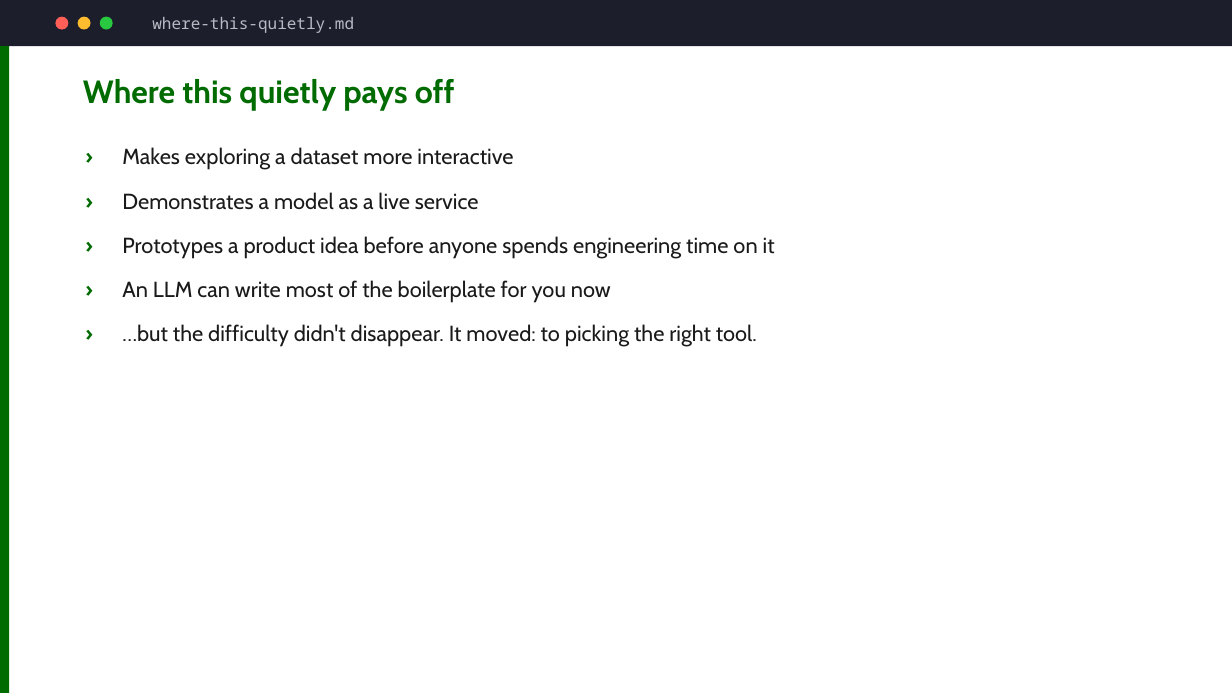
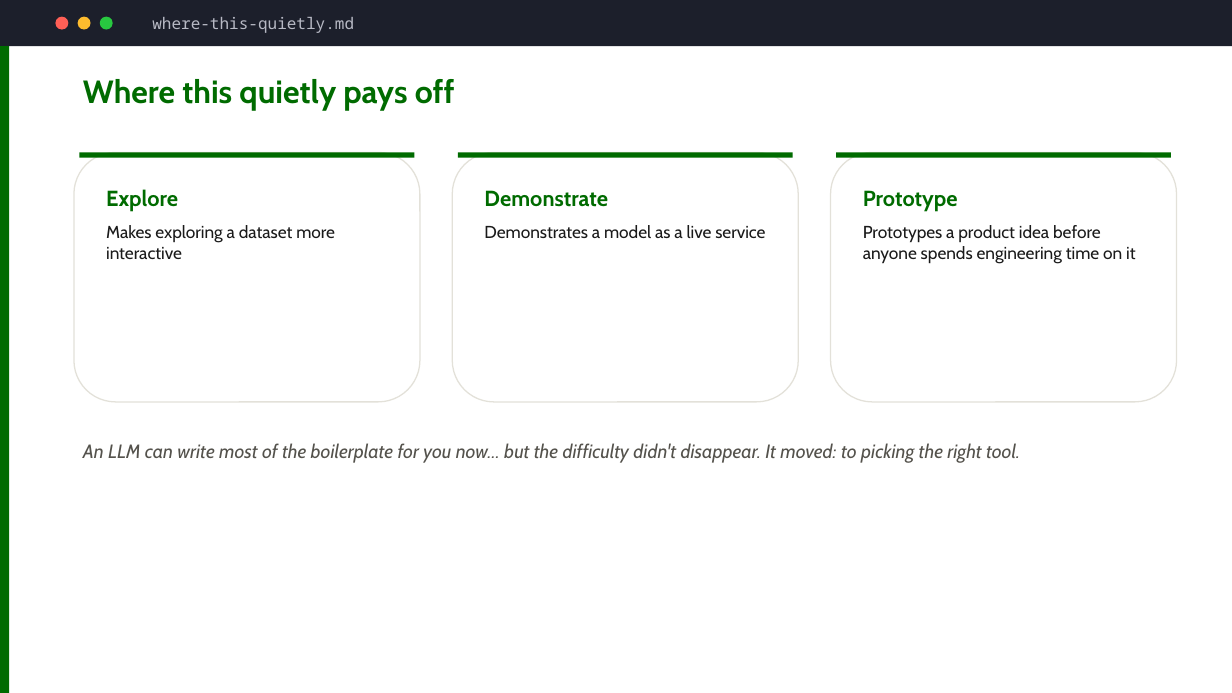
Before and after one commit to hovinh/web-development-learning-lab, a slide deck: slide 4 of blog/web-dev-for-data-people/slides/web-dev-for-data-people-slides.pptx. Drawn at 1232x693 pixels with LibreOffice and Linux fonts; fonts in the diff are those of the drawing. Boxes give left, top, right and bottom in pixels: in the first picture for what was removed or moved away, otherwise in the second. Text is boxed around its words. In the diff, an @@ line names an element or a change of style, - is before the commit and + after.

```diff
--- a/blog/web-dev-for-data-people/slides/web-dev-for-data-people-slides.pptx
+++ b/blog/web-dev-for-data-people/slides/web-dev-for-data-people-slides.pptx
@@ rounded rectangle added at box(74, 152, 420, 402), fill #FFFFFF, outline #E3E1D9 1 pt @@
@@ rectangle added at box(79, 152, 414, 158), fill #006B00 @@
@@ rounded rectangle added at box(452, 152, 798, 402), fill #FFFFFF, outline #E3E1D9 1 pt @@
@@ rectangle added at box(457, 152, 792, 158), fill #006B00 @@
@@ rounded rectangle added at box(831, 152, 1177, 402), fill #FFFFFF, outline #E3E1D9 1 pt @@
@@ rectangle added at box(836, 152, 1171, 158), fill #006B00 @@
@@ text added at box(106, 189, 335, 259), 13.5 pt, text #1A1A1A @@
+Explore
+Makes exploring a dataset more interactive
@@ text added at box(484, 190, 765, 238), 13.5 pt, text #1A1A1A @@
+Demonstrate
+Demonstrates a model as a live service
@@ text added at box(863, 190, 1136, 264), 13.5 pt, text #1A1A1A @@
+Prototype
+Prototypes a product idea before anyone spends engineering time on it
@@ text at box(83, 443, 1020, 462): text changed; size 17 to 15 pt; text colour #1A1A1A to #54524C; italic on @@
-› Makes exploring a dataset more interactive
-› Demonstrates a model as a live service
-› Prototypes a product idea before anyone spends engineering time on it
-› An LLM can write most of the boilerplate for you now
-› …but the difficulty didn't disappear. It moved: to picking the right tool.
+An LLM can write most of the boilerplate for you now… but the difficulty didn't disappear. It moved: to picking the right tool.
```
Also in this commit, not shown: 12 other slides changed, 8 slides added, 6 other files.
